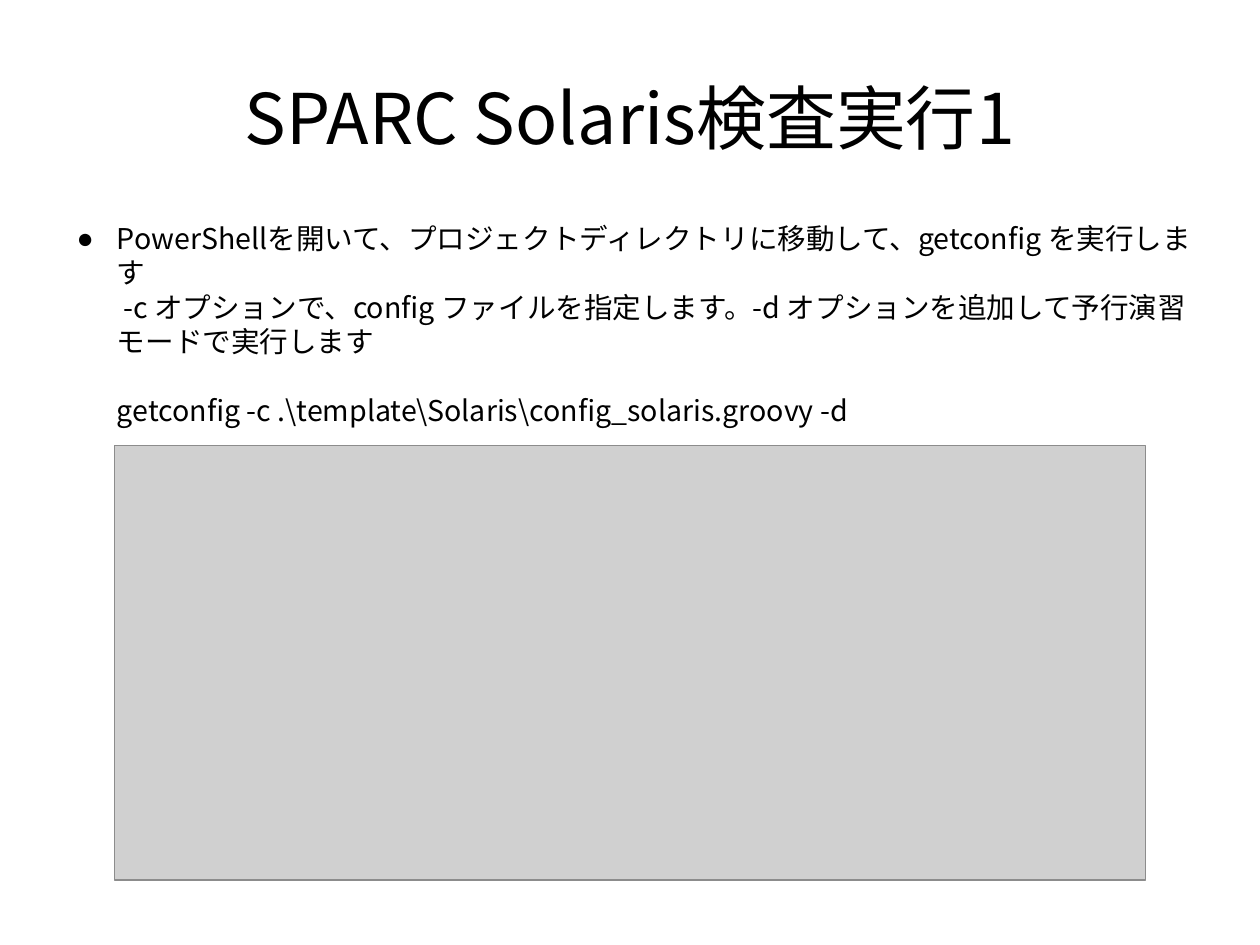
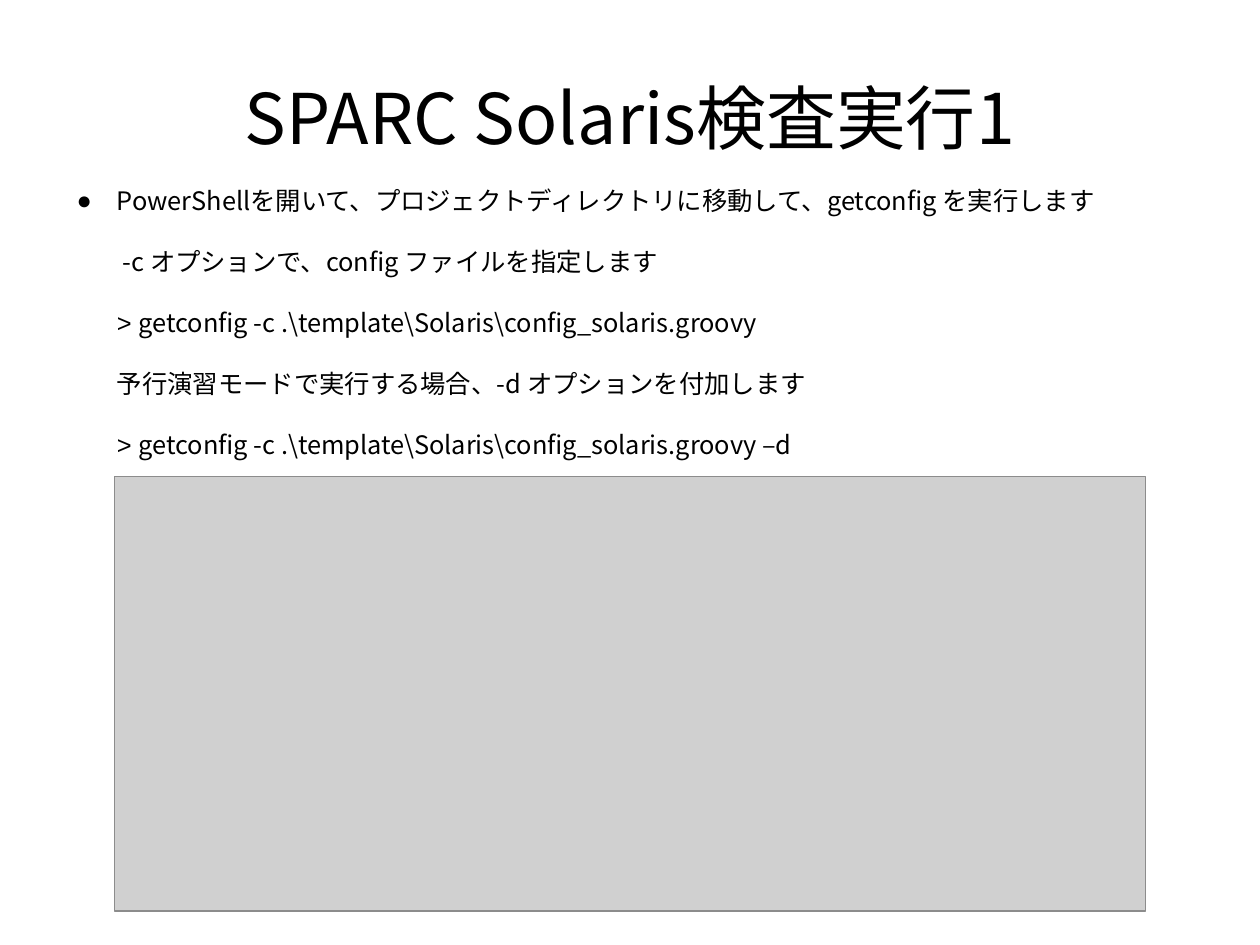
Before and after one commit to frsw3nr/gradle-server-acceptance, a slide deck: slide 64 of docs/jp/tutorial_test_pc.pptx (slide 63 before the commit). Drawn at 1260x945 pixels with LibreOffice and Linux fonts; fonts in the diff are those of the drawing; grey boxes stand for pictures. Boxes give left, top, right and bottom in pixels: in the first picture for what was removed or moved away, otherwise in the second. Text is boxed around its words. In the diff, an @@ line names an element or a change of style, - is before the commit and + after.

```diff
--- a/docs/jp/tutorial_test_pc.pptx
+++ b/docs/jp/tutorial_test_pc.pptx
@@ text at <box>117,188,1095,461</box>: text changed; size 18 to 16 pt @@
-● PowerShellを開いて、プロジェクトディレクトリに移動して、getconfig を実行します
-  -c オプションで、config ファイルを指定します。-d オプションを追加して予行演習モードで実行します
-  getconfig -c .\template\Solaris\config_solaris.groovy -d
+● PowerShellを開いて、プロジェクトディレクトリに移動して、getconfig を実行します
+  -c オプションで、config ファイルを指定します
+  > getconfig -c .\template\Solaris\config_solaris.groovy
+  予行演習モードで実行する場合、-d オプションを付加します
+  > getconfig -c .\template\Solaris\config_solaris.groovy –d
@@ picture: place and size @@
-picture at <box>114,446,1146,880</box>
+picture at <box>114,477,1146,911</box>
```
Also in this commit, not shown: 8 other slides changed, 1 slide added, 1 other file.
